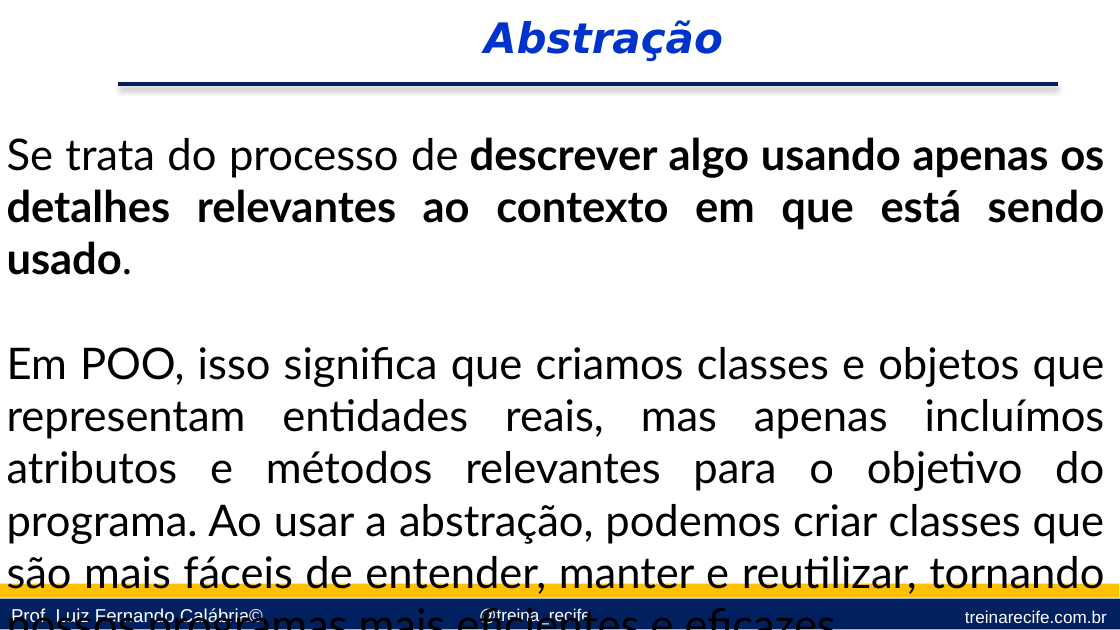
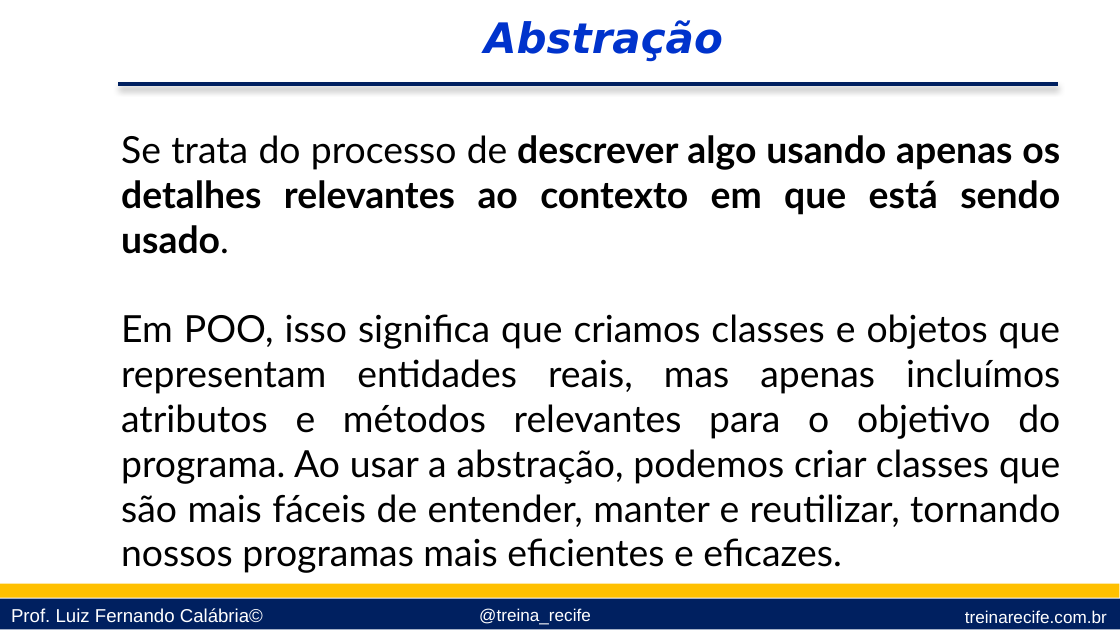
Before and after one commit to lfcalabria/pythonbasico, a slide deck: slide 15 of Apresentações/10 - Orientação a Objetos.pptx. Drawn at 1120x630 pixels with LibreOffice and Linux fonts; fonts in the diff are those of the drawing; background and template pictures are left out. Boxes give left, top, right and bottom in pixels: in the first picture for what was removed or moved away, otherwise in the second. Text is boxed around its words. In the diff, an @@ line names an element or a change of style, - is before the commit and + after.

```diff
--- a/Apresentações/10 - Orientação a Objetos.pptx
+++ b/Apresentações/10 - Orientação a Objetos.pptx
@@ text "Se trata do processo de ...": place and size @@
-text "Se trata do processo de ..." at (7, 137, 1105, 596)
+text "Se trata do processo de ..." at (121, 135, 1060, 573)
@@ text "Se trata do processo de ..." at (121, 135, 1060, 573): size 28 to 24 pt @@
```
Also in this commit, not shown: 12 other slides changed, 9 slides added.
